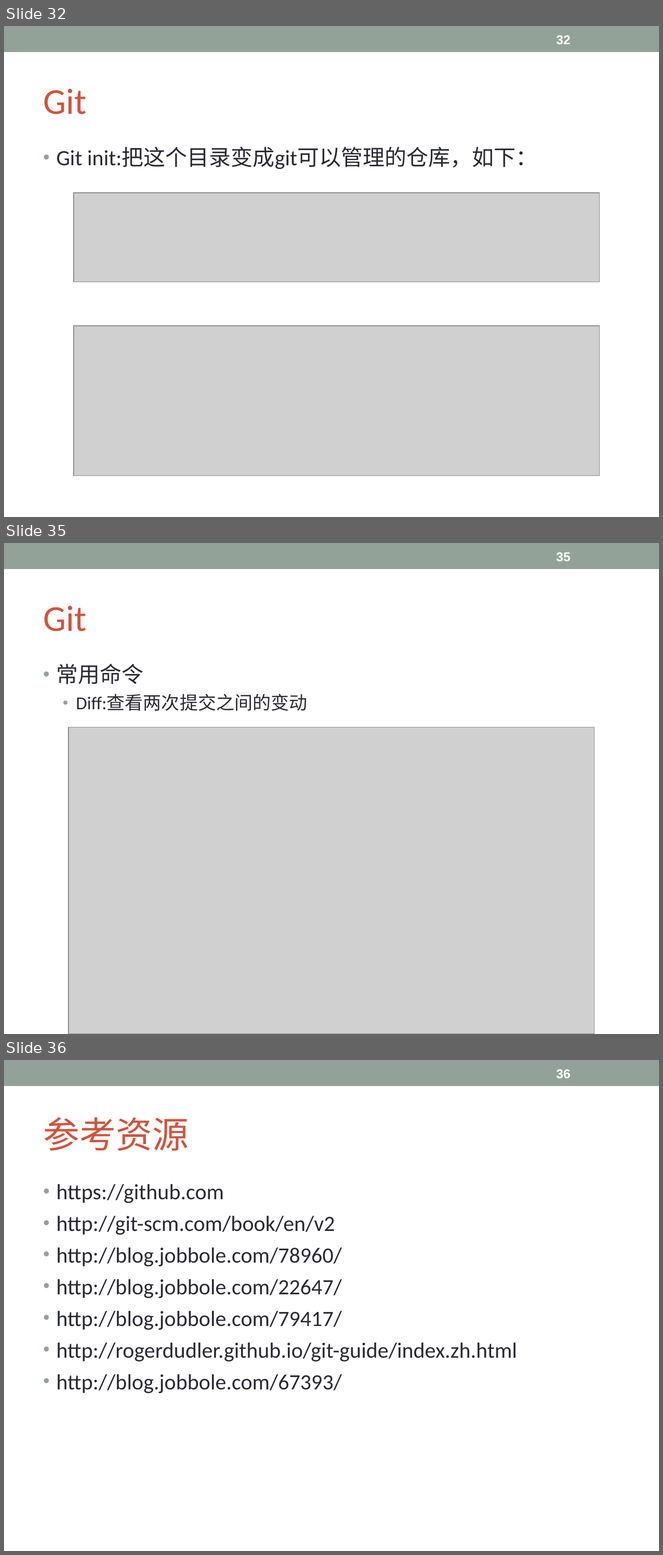
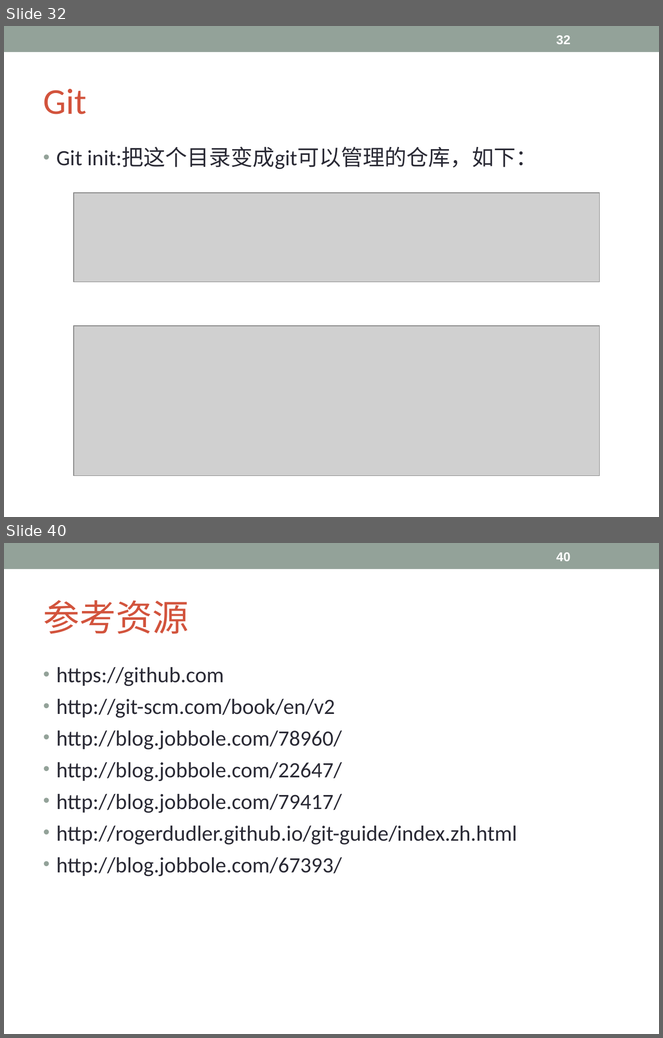
Before and after one commit to Lyon-NEU/Git, a slide deck: git.ppt. Shown one above the other, each under a label of ours: slides 32, 35 and 36 before the commit, slides 32 and 40 after it; the slides between them are not shown. The pictures are 663x1555 and 663x1038 pixels, drawn with LibreOffice and Linux fonts; fonts in the diff are those of the drawing; grey boxes stand for pictures. Boxes give left, top, right and bottom in pixels: in the first picture for what was removed or moved away, otherwise in the second. Text is boxed around its words. In the diff, an @@ line names an element or a change of style, - is before the commit and + after.

```diff
--- a/git.ppt
+++ b/git.ppt
@@ slide 35 removed at [4, 543, 659, 1034], background #FFFFFF; not listed: 1 template element that a slide beside it also shows @@
@@ page number removed at [556, 552, 570, 561] @@
-35
@@ title removed at [44, 606, 87, 631] @@
-Git
@@ text removed at [57, 664, 307, 711] @@
-• 常用命令
-  • Diff:查看两次提交之间的变动
@@ picture removed at [68, 727, 594, 1034] @@
@@ what was slide 36 is now slide 40 @@
@@ page number at [556, 552, 570, 561]: text changed @@
-36
+40
```
Also in this commit, not shown: 1 slide changed, 6 slides added, 1 other slide removed.
